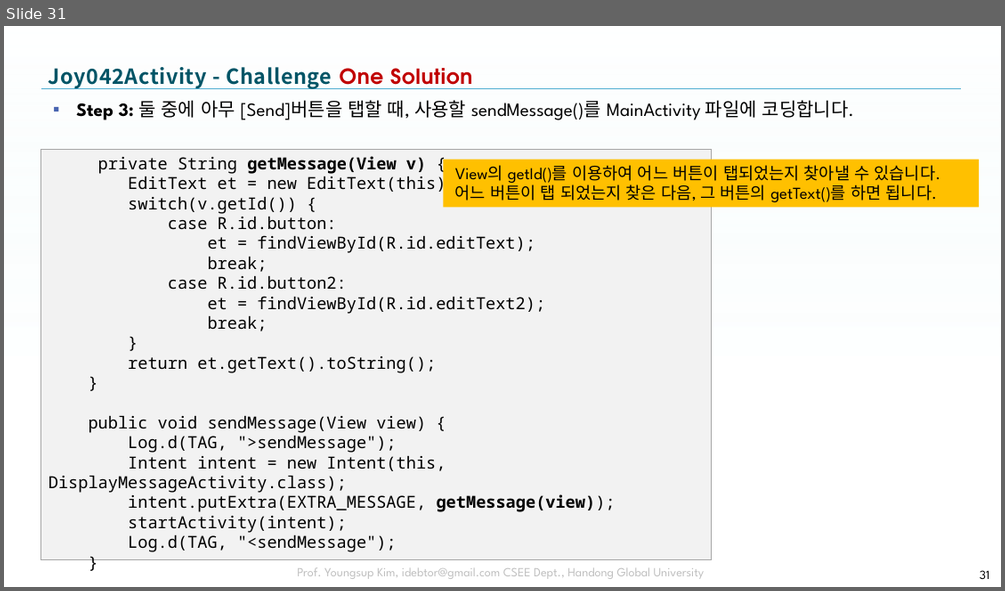
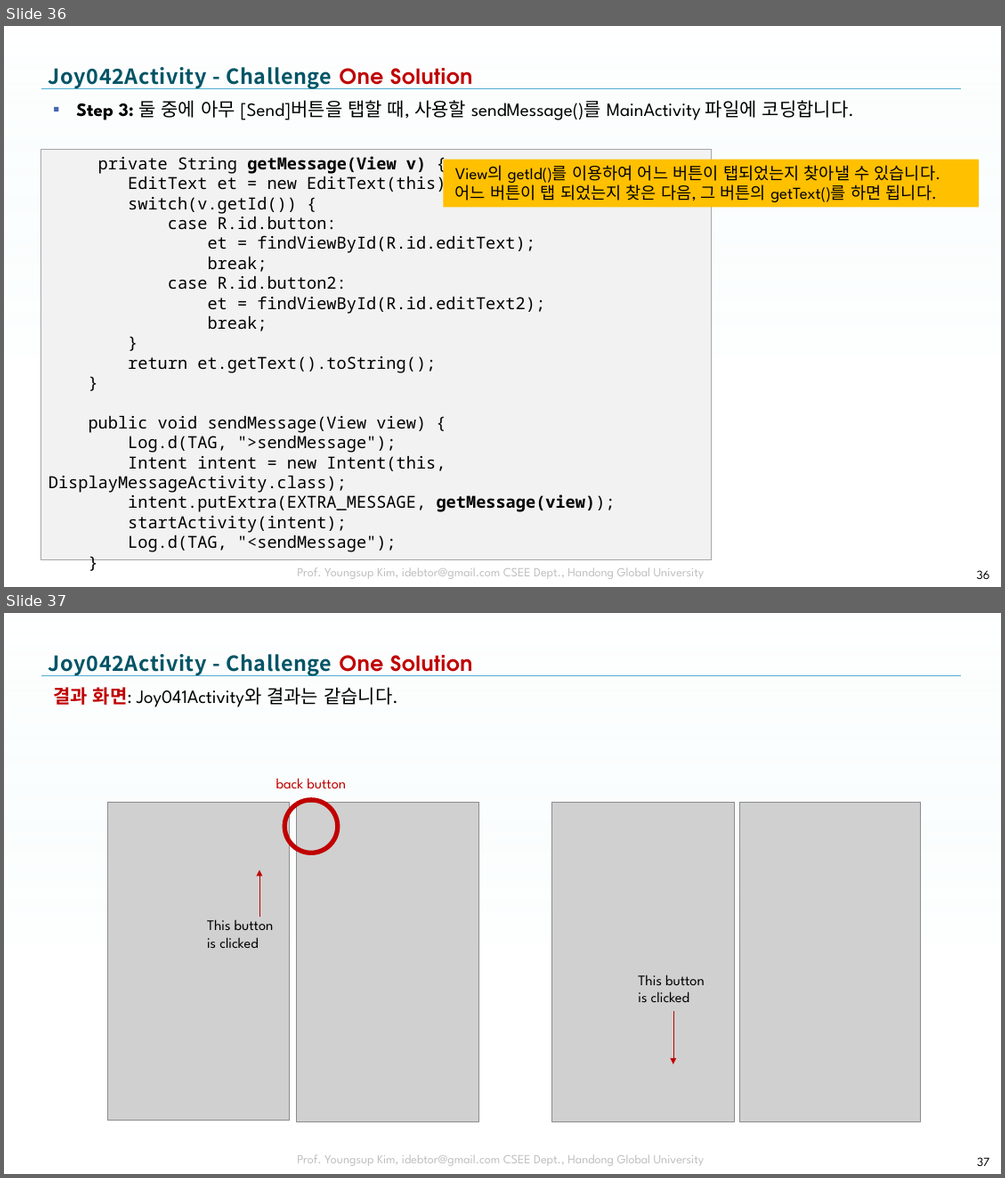
Before and after one commit to tae7841/HuStarAS, a slide deck: ppts/04Activity.pptx. Shown one above the other, each under a label of ours: slide 31 before the commit, slides 36 and 37 after it. The pictures are 1005x591 and 1005x1178 pixels, drawn with LibreOffice and Linux fonts; fonts in the diff are those of the drawing; grey boxes stand for pictures; background and template pictures are left out. Boxes give left, top, right and bottom in pixels: in the first picture for what was removed or moved away, otherwise in the second. Text is boxed around its words. In the diff, an @@ line names an element or a change of style, - is before the commit and + after.

```diff
--- a/ppts/04Activity.pptx
+++ b/ppts/04Activity.pptx
@@ slide 37 added at [4, 613, 1001, 1174], background picture (left out); not listed: 3 template elements that a slide beside it also shows @@
@@ title added at [48, 654, 472, 676], 20 pt, text gradient #005466 to #005061 to #003E4B, bold @@
+Joy042Activity - Challenge One Solution
@@ text added at [53, 687, 398, 707], 18 pt, text #000000 @@
+결과 화면: Joy041Activity와 결과는 같습니다.
@@ text added at [276, 778, 346, 788], 14 pt, text #C00000 @@
+back button
@@ picture added at [107, 802, 290, 1120] @@
@@ ellipse added at [284, 800, 338, 853], outline #C00000 4.5 pt @@
@@ picture added at [297, 802, 479, 1121] @@
@@ picture added at [552, 802, 735, 1121] @@
@@ picture added at [740, 802, 921, 1121] @@
@@ arrow added from (259, 916) to (259, 870), #C00000 0.25 pt @@
@@ text added at [207, 916, 274, 948], 14 pt, text #000000 @@
+This button
+is clicked
@@ text added at [638, 974, 704, 1002], 14 pt, text #000000 @@
+This button
+is clicked
@@ arrow added from (673, 1011) to (673, 1064), #C00000 0.25 pt @@
@@ page number added at [977, 1157, 989, 1166], 12 pt, text #000000 @@
+37
@@ what was slide 31 is now slide 36 @@
@@ page number at [977, 570, 990, 579]: text changed @@
-31
+36
```
Also in this commit, not shown: 12 slides changed, 11 other slides added.
